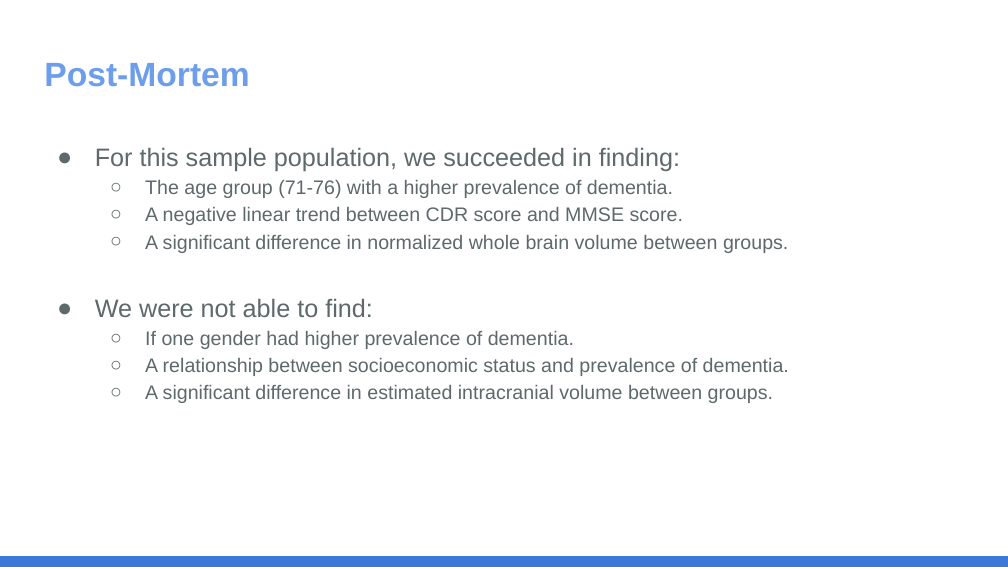
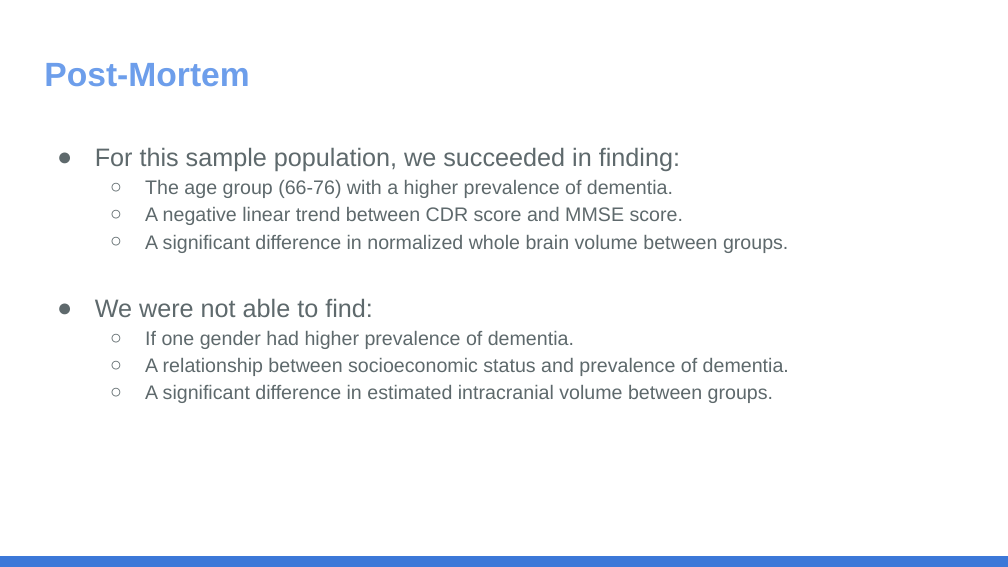
Before and after one commit to madhavi-r/Mashya_repo, a slide deck: slide 25 of team7_MRI.pptx. Drawn at 1008x567 pixels with LibreOffice and Linux fonts; fonts in the diff are those of the drawing. Boxes give left, top, right and bottom in pixels: in the first picture for what was removed or moved away, otherwise in the second. Text is boxed around its words. In the diff, an @@ line names an element or a change of style, - is before the commit and + after.

Commit message:
Minor edits to final presentation.

```diff
--- a/team7_MRI.pptx
+++ b/team7_MRI.pptx
@@ text at [145, 180, 673, 198]: text changed @@
-  ○ The age group (71-76) with a higher prevalence of dementia.
+  ○ The age group (66-76) with a higher prevalence of dementia.
```
